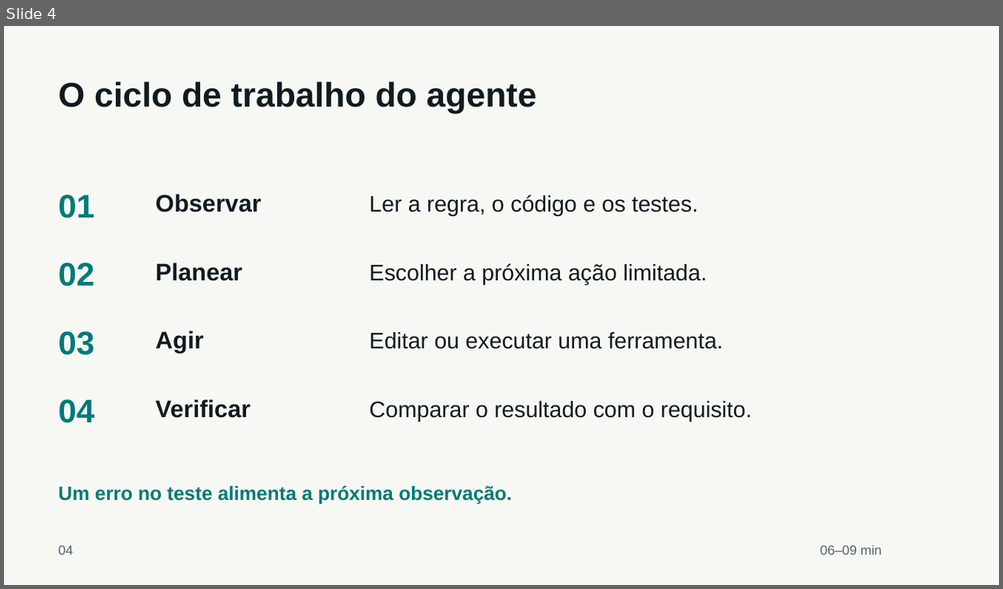
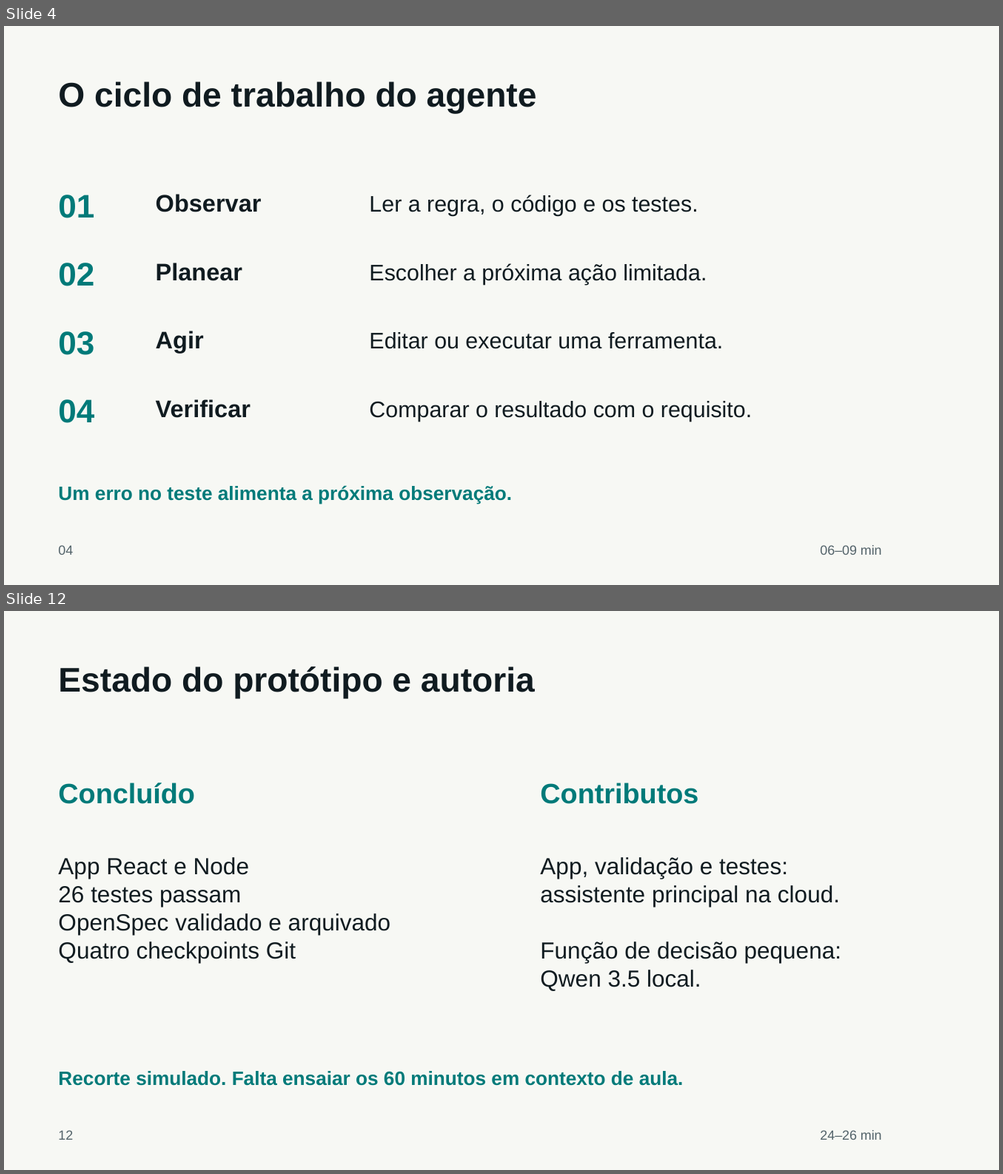
Before and after one commit to claudio-aa/OpenSpec-Demo-aula, a slide deck: presentation/output/workshop-agentes-openspec.pptx. Shown one above the other, each under a label of ours: slide 4 before the commit, slides 4 and 12 after it; the slides between them are not shown. The pictures are 1003x589 and 1003x1174 pixels, drawn with LibreOffice and Linux fonts; fonts in the diff are those of the drawing. Boxes give left, top, right and bottom in pixels: in the first picture for what was removed or moved away, otherwise in the second. Text is boxed around its words. In the diff, an @@ line names an element or a change of style, - is before the commit and + after.

Commit message:
Refresh presentation with measured local model contributions

```diff
--- a/presentation/output/workshop-agentes-openspec.pptx
+++ b/presentation/output/workshop-agentes-openspec.pptx
@@ slide 12 added at (x1=4, y1=611, x2=999, y2=1170), background #F7F8F4 @@
@@ text added at (x1=58, y1=667, x2=535, y2=698), 33 pt, text #101B20, bold @@
+Estado do protótipo e autoria
@@ text added at (x1=58, y1=783, x2=195, y2=804), 27 pt, text #007A79, bold @@
+Concluído
@@ text added at (x1=540, y1=783, x2=698, y2=804), 27 pt, text #007A79, bold @@
+Contributos
@@ text added at (x1=58, y1=857, x2=390, y2=963), 22.5 pt, text #101B20 @@
+App React e Node
+26 testes passam
+OpenSpec validado e arquivado
+Quatro checkpoints Git
@@ text added at (x1=540, y1=857, x2=841, y2=991), 22.5 pt, text #101B20 @@
+App, validação e testes:
+assistente principal na cloud.
+Função de decisão pequena:
+Qwen 3.5 local.
@@ text added at (x1=58, y1=1071, x2=683, y2=1086), 18.8 pt, text #007A79, bold @@
+Recorte simulado. Falta ensaiar os 60 minutos em contexto de aula.
@@ text added at (x1=58, y1=1130, x2=73, y2=1140), 12.8 pt, text #526269 @@
+12
@@ text added at (x1=819, y1=1130, x2=882, y2=1140), 12.8 pt, text #526269 @@
+24–26 min
```
Also in this commit, not shown: 12 slides changed, 2 other slides added, 6 other files.
